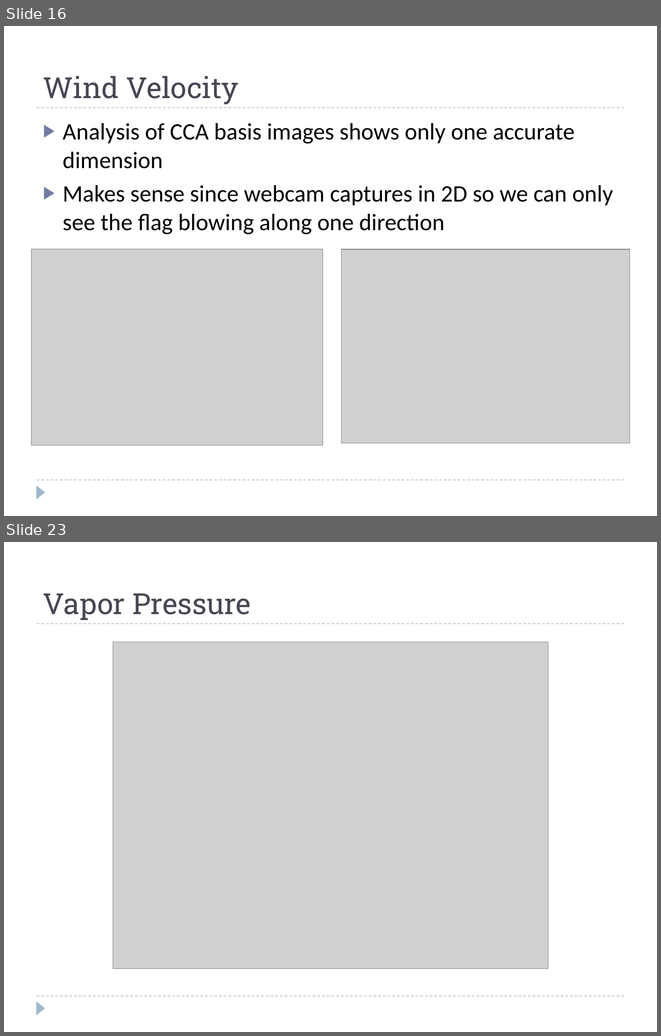
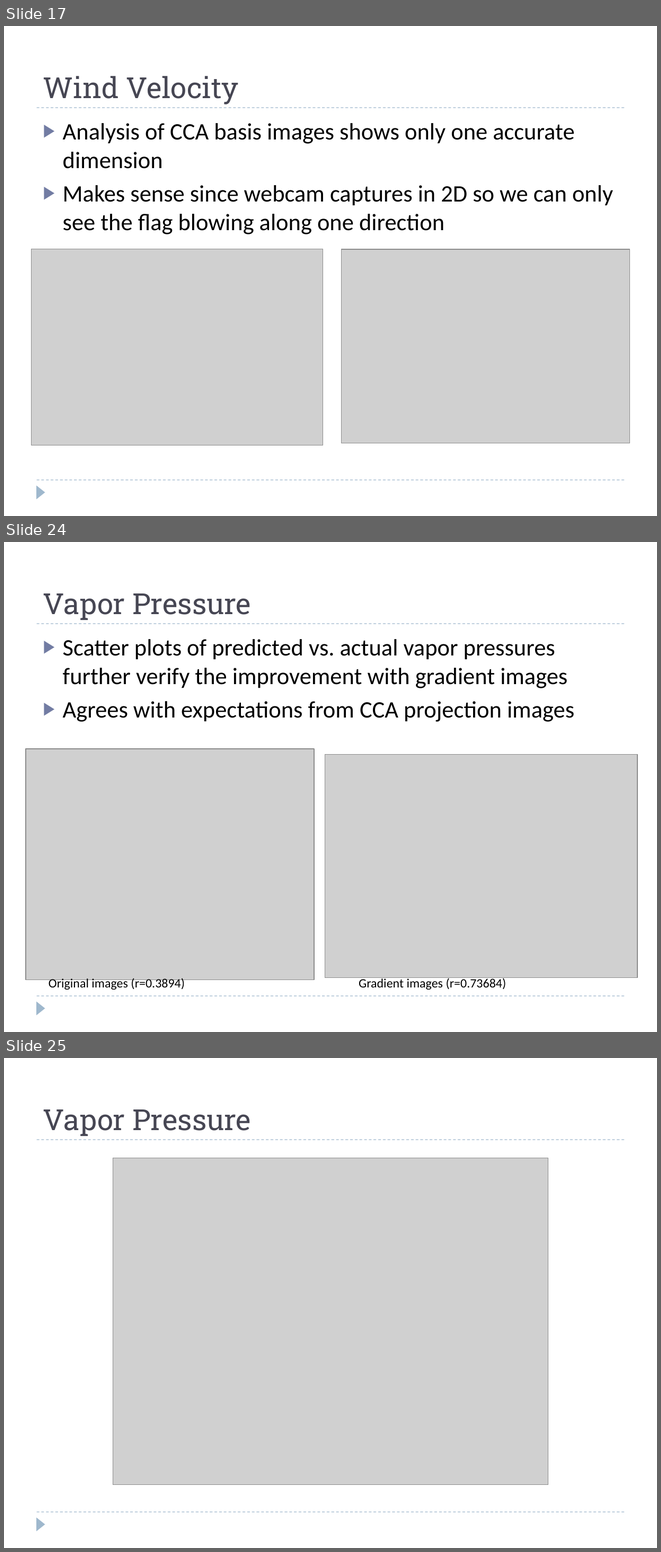
Before and after one commit to rspeyer/rzs-thesis, a slide deck: thesis-defense.pptx. Shown one above the other, each under a label of ours: slides 16 and 23 before the commit, slides 17, 24 and 25 after it; the slides between them are not shown. The pictures are 661x1036 and 661x1552 pixels, drawn with LibreOffice and Linux fonts; fonts in the diff are those of the drawing; grey boxes stand for pictures. Boxes give left, top, right and bottom in pixels: in the first picture for what was removed or moved away, otherwise in the second. Text is boxed around its words. In the diff, an @@ line names an element or a change of style, - is before the commit and + after.

```diff
--- a/thesis-defense.pptx
+++ b/thesis-defense.pptx
@@ slide 24 added at bbox=[4, 542, 657, 1032], background #FFFFFF; not listed: 3 template elements that a slide beside it also shows @@
@@ title added at bbox=[43, 593, 251, 620], 32 pt, text #464653 @@
+Vapor Pressure
@@ text added at bbox=[63, 639, 574, 722], 26 pt, text #000000 @@
+▶ Scatter plots of predicted vs. actual vapor pressures further verify the improvement with gradient images
+▶ Agrees with expectations from CCA projection images
@@ picture added at bbox=[26, 749, 314, 979] @@
@@ picture added at bbox=[325, 754, 637, 978] @@
@@ text added at bbox=[49, 977, 185, 989], 14 pt, text #000000 @@
+Original images (r=0.3894)
@@ text added at bbox=[359, 977, 506, 989], 14 pt, text #000000 @@
+Gradient images (r=0.73684)
@@ what was slide 16 is now slide 17 @@
@@ what was slide 23 is now slide 25 @@
```
Also in this commit, not shown: 14 slides changed, 5 other slides added, 4 slides removed, 3 other files.
